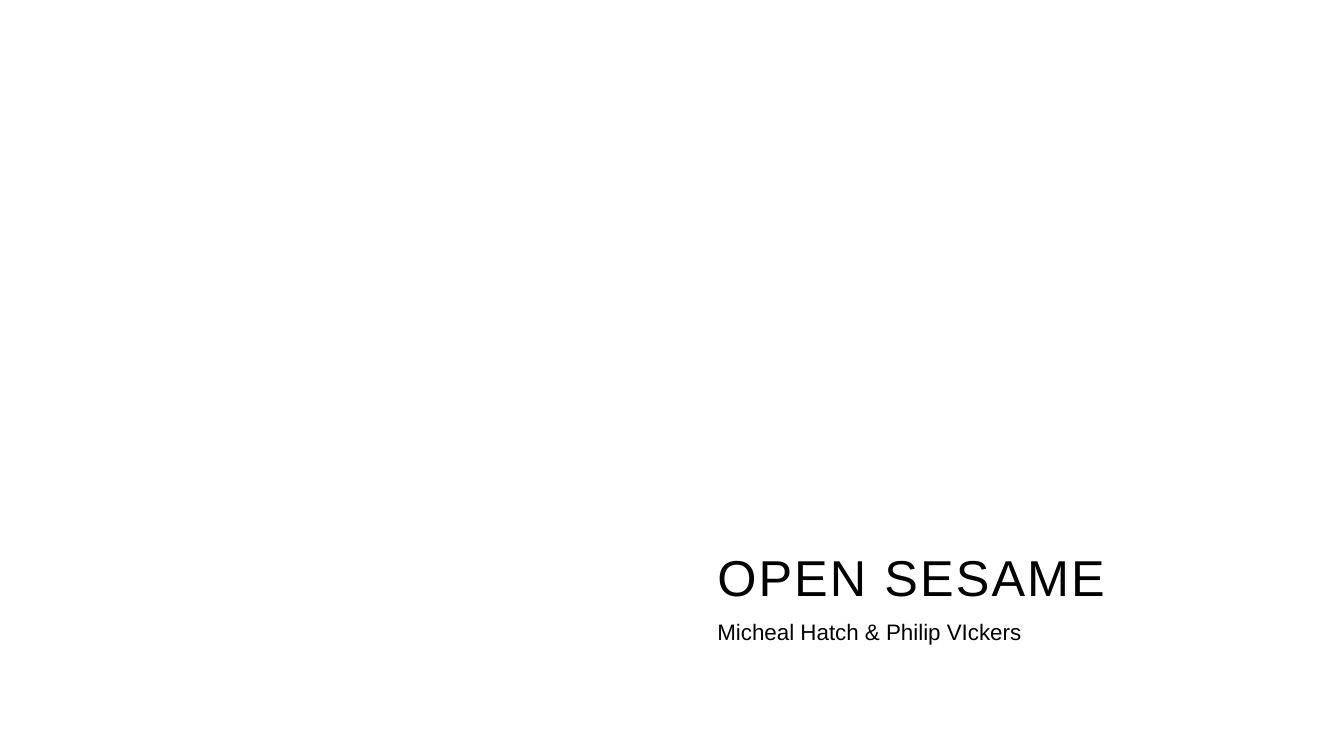
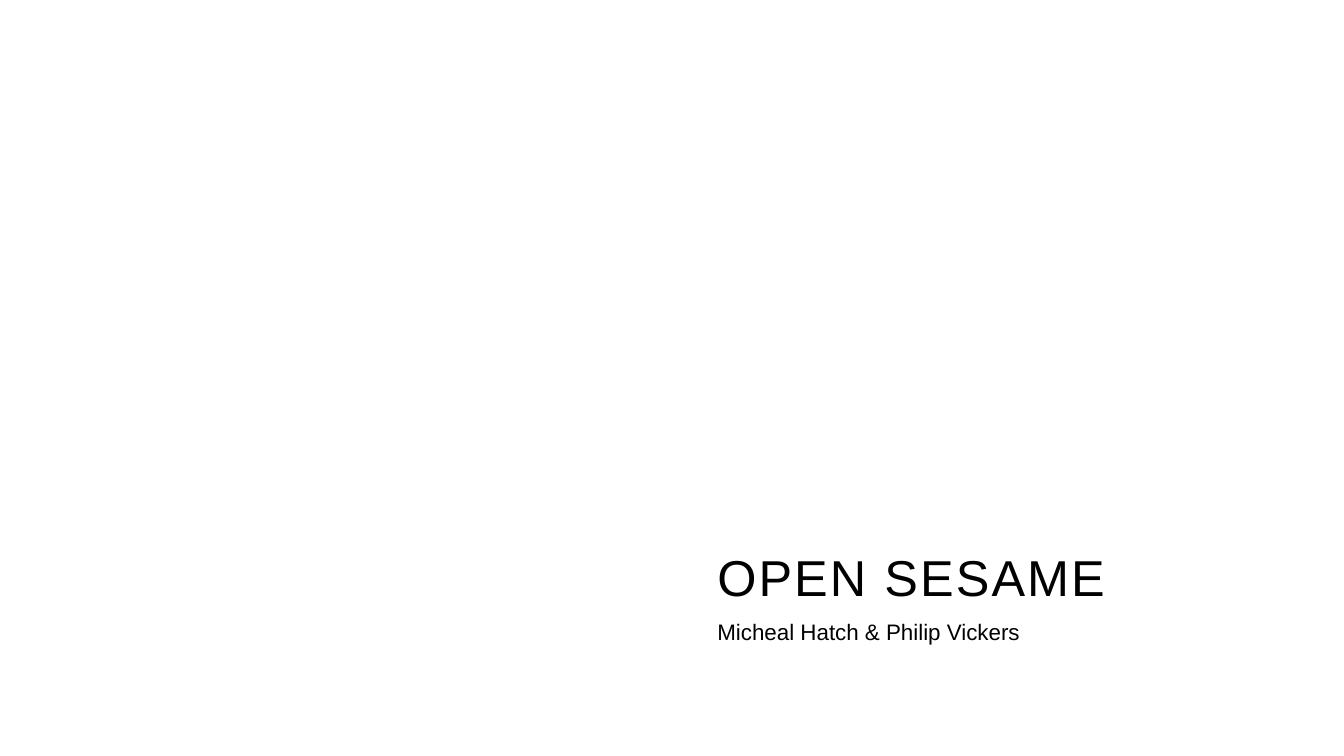
Before and after one commit to mhatch04140/Open-Sesame, a slide deck: slide 1 of System Documentation/Open Sesame.pptx. Drawn at 1344x756 pixels with LibreOffice and Linux fonts; fonts in the diff are those of the drawing; background and template pictures are left out. Boxes give left, top, right and bottom in pixels: in the first picture for what was removed or moved away, otherwise in the second. Text is boxed around its words. In the diff, an @@ line names an element or a change of style, - is before the commit and + after.

```diff
--- a/System Documentation/Open Sesame.pptx
+++ b/System Documentation/Open Sesame.pptx
@@ subtitle at box(717, 623, 1020, 645): text changed @@
-Micheal Hatch & Philip VIckers
+Micheal Hatch & Philip Vickers
```
